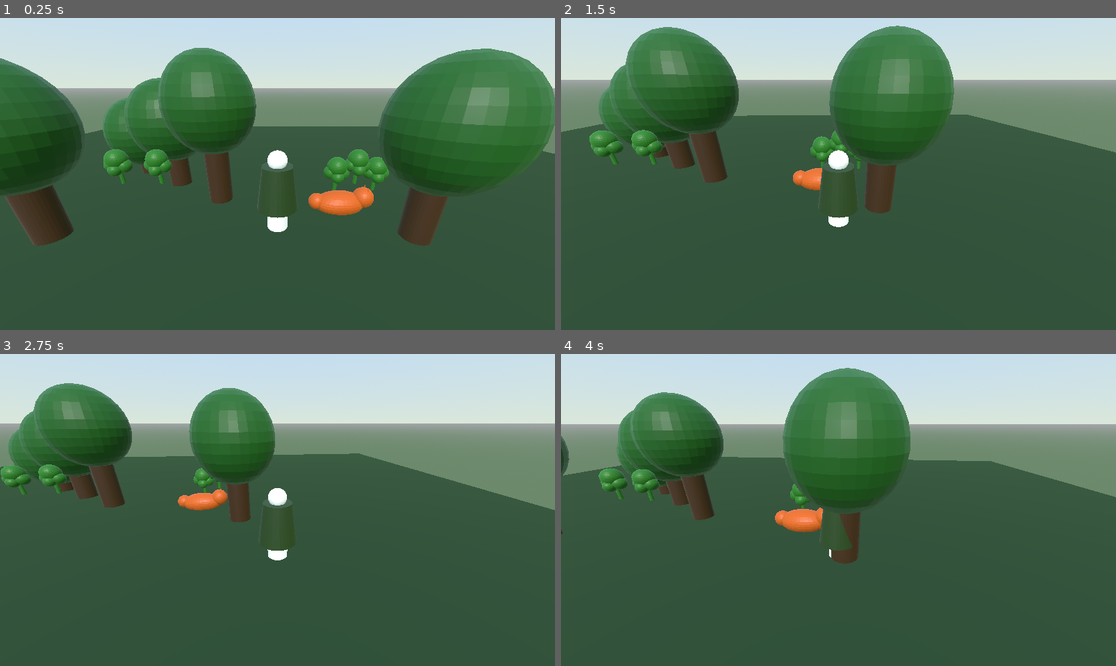
Above: before the commit, frames 1-4 (two rows, left to right).
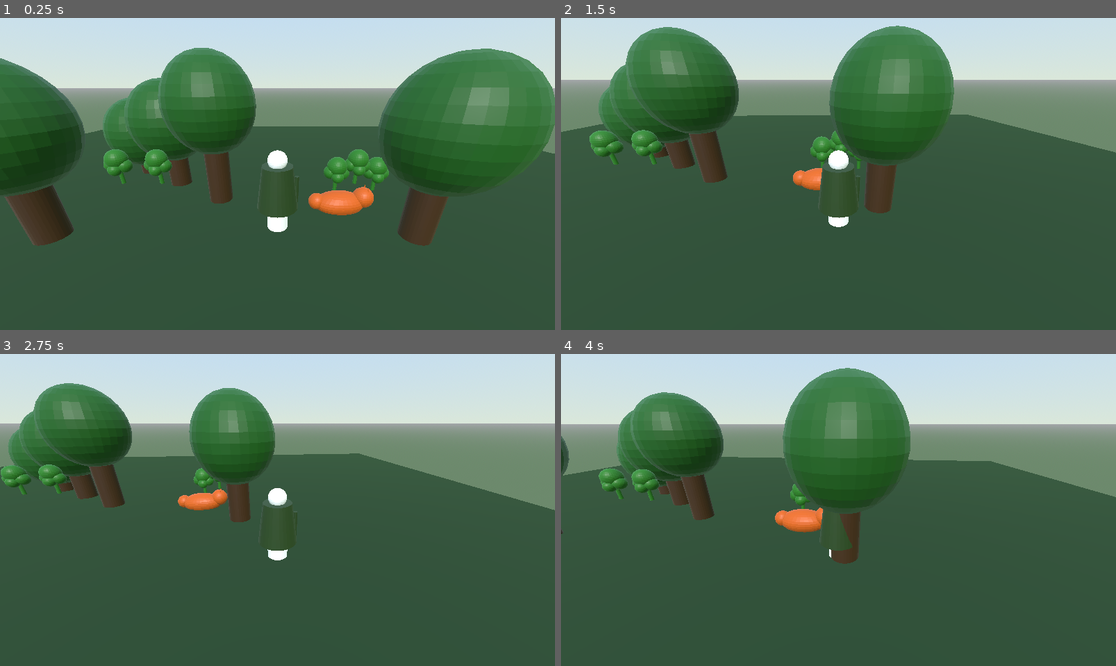
Above: after the commit, the same moments.

Repository: PaOwiad/SilentFlora
Game: Godot game, scene res://flüsterhain_scene.tscn
Same seed, same stepped clock (60 frames per second), same inputs: the game is played once before the commit and once after it.
Inputs:
- Up to frame 1 (0.25 s): no input
- Up to frame 2 (1.5 s): tap Enter (ui_accept) at 0.5, 0.77 s; hold Right (ui_right) 0.53-1.28 s; hold Down (ui_down) from 1.28 s (still down)
- Up to frame 3 (2.75 s): tap Enter (ui_accept) at 1.52 s; release Down (ui_down) at 2.03 s; hold Right (ui_right) from 2.03 s (still down)
- Up to frame 4 (4 s): release Right (ui_right) at 2.78 s; hold Up (ui_up) 2.78-3.53 s; tap Enter (ui_accept) at 3.02, 3.77 s; hold Left (ui_left) from 3.53 s (still down)

The runs differ from the first frame. In frame 1, less than 0.1% of the frame differs, in the area x 41-54%, y 51-60%; in frame 2, less than 0.1%; in frame 3, less than 0.1%; in frame 4, less than 0.1%.

Commit message:
Spielfigur mit Armen verfeinert

Diff:
--- a/flüsterhain_scene.tscn
+++ b/flüsterhain_scene.tscn
@@ -57,7 +57,7 @@
 [node name="Camera3D" type="Camera3D" parent="Player" unique_id=1986163734]
 transform = Transform3D(1, 0, 0, 0, 1, 0, 0, 0, 1, 0, 2, 5)
 
-[node name="player_figure" parent="Player" unique_id=1093171150 instance=ExtResource("2_xvbrs")]
+[node name="player_figure" parent="Player" unique_id=1260589575 instance=ExtResource("2_xvbrs")]
 
 [node name="Boden" type="StaticBody3D" parent="." unique_id=1331204617]
 
Binary file changed: player_figure.glb
Not shown, changed: player_figure.blend
Not shown, added: player_figure.blend1
